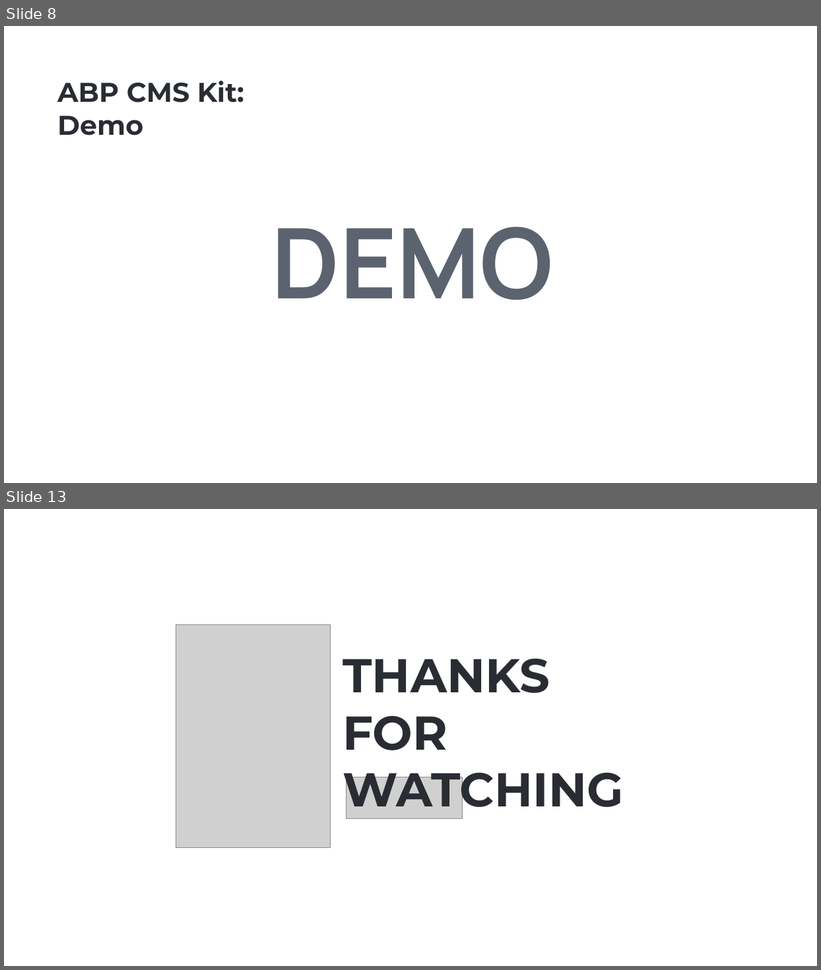
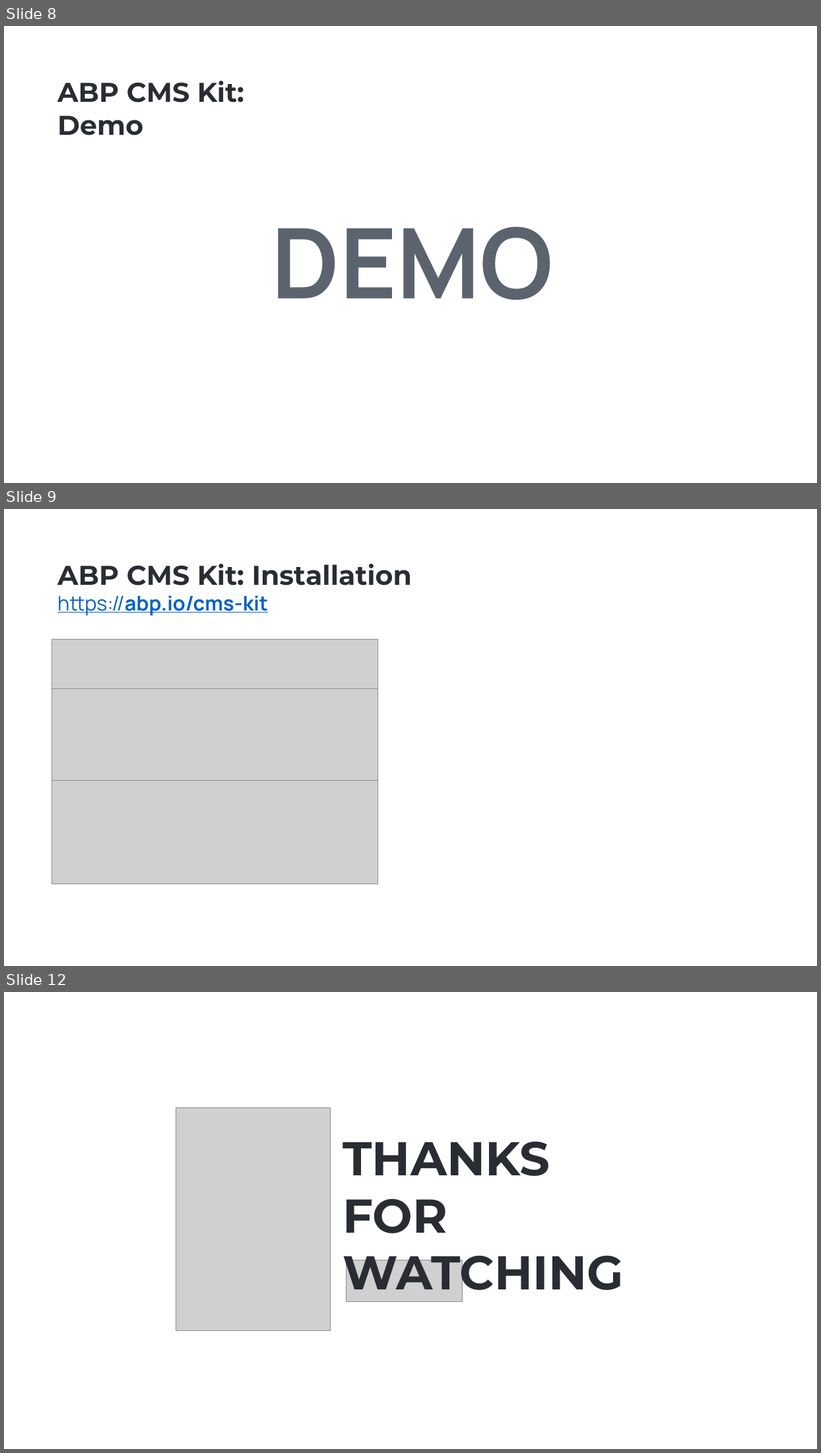
Before and after one commit to hikalkan/presentations, a slide deck: 2023-09-28 ABP CMS Kit/ABP CMS Kit.pptx. Shown one above the other, each under a label of ours: slides 8 and 13 before the commit, slides 8, 9 and 12 after it; the slides between them are not shown. The pictures are 821x970 and 821x1453 pixels, drawn with LibreOffice and Linux fonts; fonts in the diff are those of the drawing; grey boxes stand for pictures; background and template pictures are left out. Boxes give left, top, right and bottom in pixels: in the first picture for what was removed or moved away, otherwise in the second. Text is boxed around its words. In the diff, an @@ line names an element or a change of style, - is before the commit and + after.

```diff
--- a/2023-09-28 ABP CMS Kit/ABP CMS Kit.pptx
+++ b/2023-09-28 ABP CMS Kit/ABP CMS Kit.pptx
@@ slide 9 added at bbox=[4, 509, 817, 966], background picture (left out) @@
@@ text added at bbox=[57, 564, 412, 616], 32 pt, text #292D33, bold @@
+ABP CMS Kit: Installation
+https://abp.io/cms-kit
@@ picture added at bbox=[52, 639, 378, 689] @@
@@ picture added at bbox=[52, 689, 378, 781] @@
@@ picture added at bbox=[52, 781, 378, 885] @@
@@ what was slide 13 is now slide 12 @@
```
Also in this commit, not shown: 2 slides changed, 2 other slides added, 4 slides removed.
